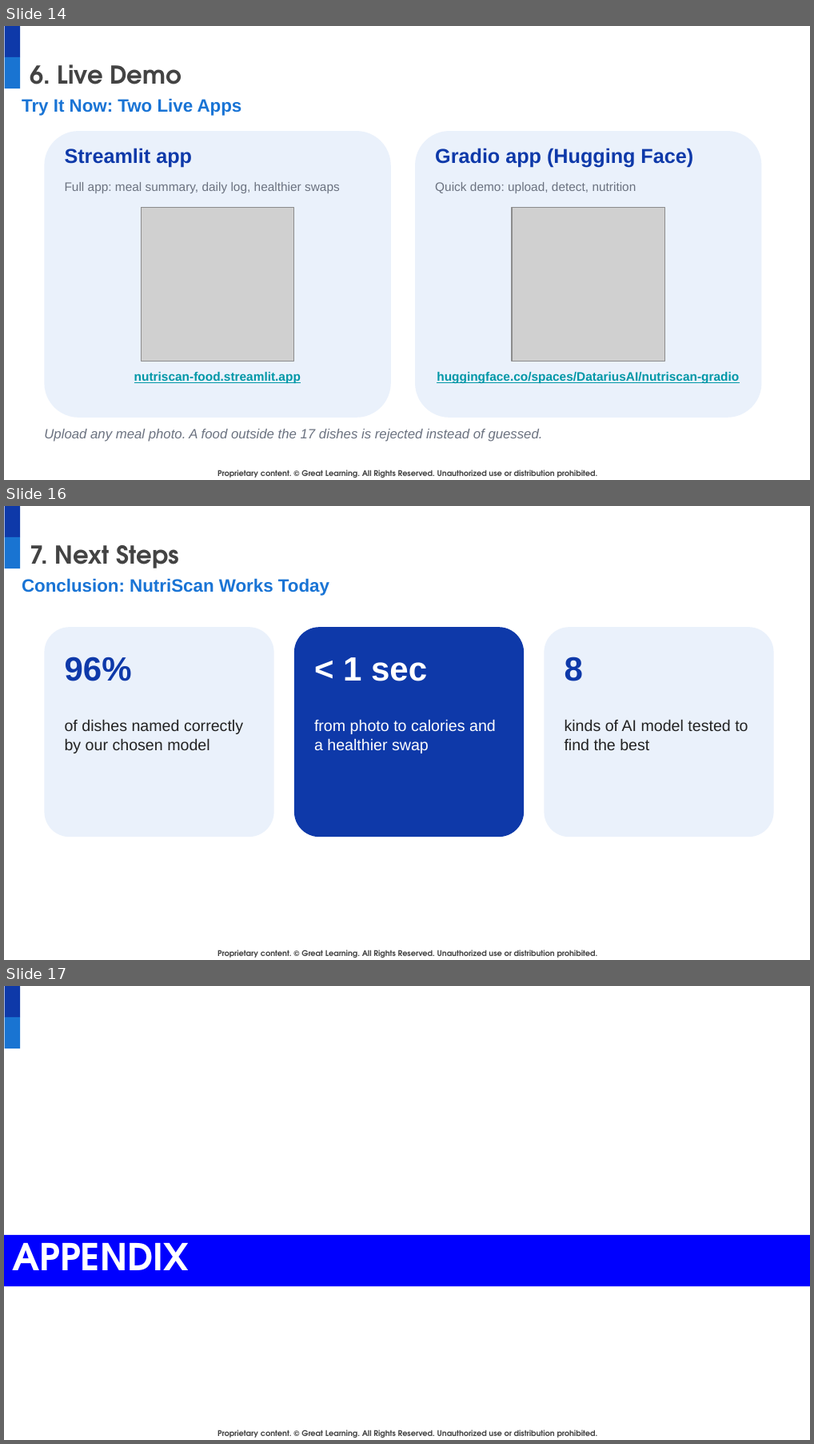
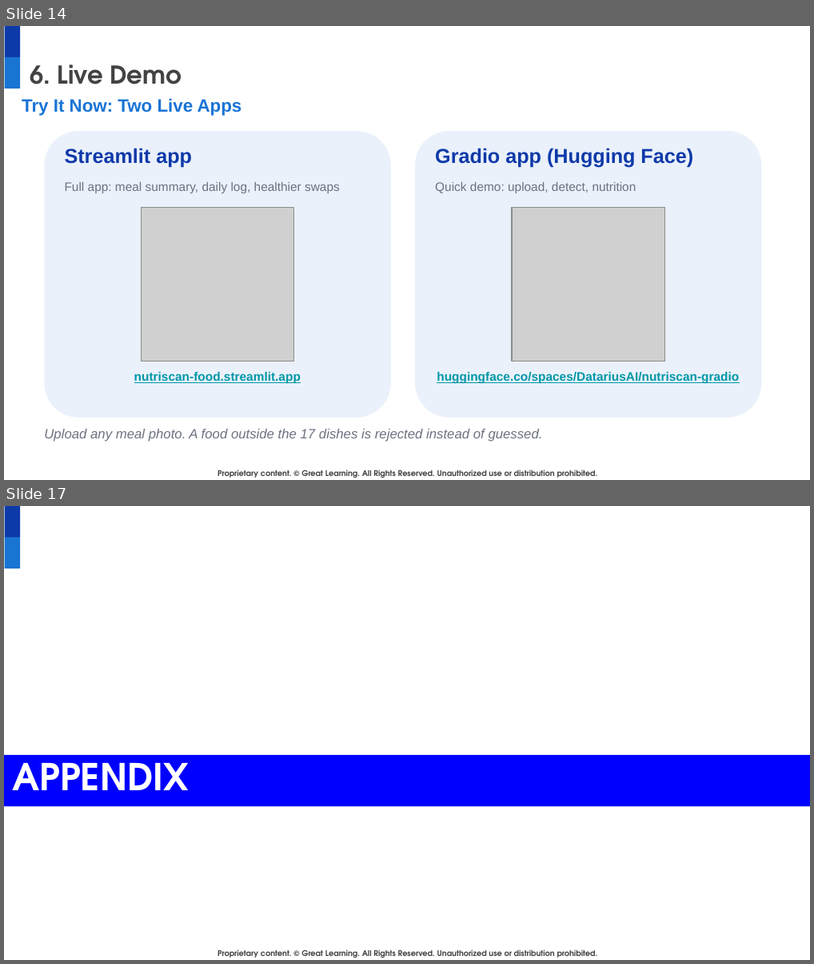
Before and after one commit to DatariusAI/nutriscan-food-detection, a slide deck: docs/NutriScan_Final_Presentation.pptx. Shown one above the other, each under a label of ours: slides 14, 16 and 17 before the commit, slides 14 and 17 after it; the slides between them are not shown. The pictures are 814x1444 and 814x964 pixels, drawn with LibreOffice and Linux fonts; fonts in the diff are those of the drawing; grey boxes stand for pictures; background and template pictures are left out. Boxes give left, top, right and bottom in pixels: in the first picture for what was removed or moved away, otherwise in the second. Text is boxed around its words. In the diff, an @@ line names an element or a change of style, - is before the commit and + after.

```diff
--- a/docs/NutriScan_Final_Presentation.pptx
+++ b/docs/NutriScan_Final_Presentation.pptx
@@ slide 16 removed at <box>4,506,810,960</box>, background #FFFFFF; not listed: 3 template elements that a slide beside it also shows @@
@@ title removed at <box>30,545,179,568</box> @@
-7. Next Steps
@@ text removed at <box>22,578,330,596</box> @@
-Conclusion: NutriScan Works Today
@@ rounded rectangle removed at <box>44,627,274,836</box> @@
@@ rounded rectangle removed at <box>294,627,524,836</box> @@
@@ rounded rectangle removed at <box>544,627,774,836</box> @@
@@ text removed at <box>65,656,132,681</box> @@
-96%
@@ text removed at <box>343,657,427,681</box> @@
-< 1 sec
@@ text removed at <box>565,656,583,681</box> @@
-8
@@ text removed at <box>65,719,243,753</box> @@
-of dishes named correctly by our chosen model
@@ text removed at <box>314,719,496,753</box> @@
-from photo to calories and a healthier swap
@@ text removed at <box>565,719,748,750</box> @@
-kinds of AI model tested to find the best
```
Also in this commit, not shown: 1 slide changed, 1 slide added.
